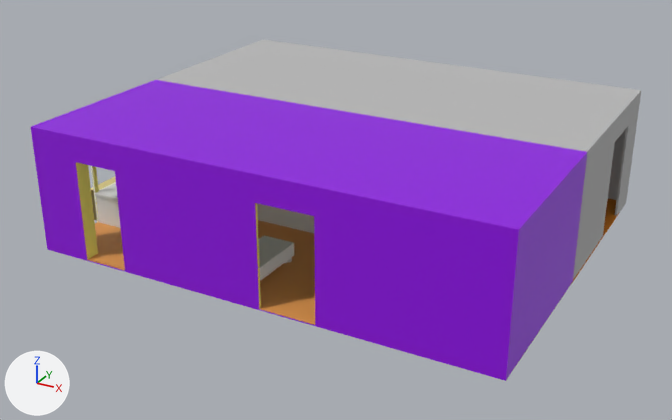
Before and after pictures for a commit that changed the Blender file assets/models/blender/new view.blend.
One viewpoint serves both versions: a camera (50 mm lens) standing at (19.2, -31.6, 19.0) and looking at (-0.4, 4.0, 1.1). The lights are fixed; the arrows at lower left show +X, +Y and +Z.

Script lines for the objects in view, before the commit:
```python
ob_my_ketchen_1 = bpy.data.objects.new('my-ketchen-1', me_my_ketchen_1)
ob_my_ketchen_1.location = (0.0, 0.0, 0.0)
ob_my_ketchen_1.rotation_euler = (1.571, 0.0, 0.0)  # degrees (90, 0, 0)
ob_куб_001 = bpy.data.objects.new('Куб.001', me_куб_002)
ob_куб_001.location = (-9.9, 3.19, 1.99)
ob_куб_015 = bpy.data.objects.new('Куб.015', me_куб_003)
ob_куб_015.location = (-1.4, -0.8, 1.4)
ob_куб_017 = bpy.data.objects.new('Куб.017', me_куб_005)
ob_куб_017.location = (-1.56, 3.18, 1.09)
ob_цилиндр_005 = bpy.data.objects.new('Цилиндр.005', me_цилиндр_005)
ob_цилиндр_005.location = (-0.62, 0.03, 0.25)
ob_цилиндр_006 = bpy.data.objects.new('Цилиндр.006', me_цилиндр_006)
ob_цилиндр_006.location = (-0.6, -3.96, 0.25)
# also in view: 'Куб.016' at (-9.9, 1.6, 0.9)
```
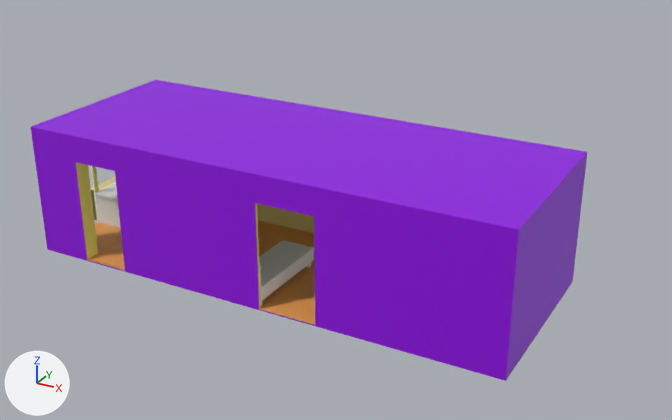
Pixel boxes (x1, y1, x2, y2) of what changed, in the pictures (672 x 420 px):
'my-ketchen-1', hidden: before (156, 40, 641, 283)
'Куб.015', moved: before (258, 235, 294, 281); after (259, 240, 314, 301)
'Куб.017', reshaped, moved: (257, 203, 314, 233) in both
'Цилиндр.005', moved: before (287, 257, 292, 262); after (306, 263, 311, 267)

Patch to the scene script:
```diff
--- a/assets/models/blender/new view.blend.py
+++ b/assets/models/blender/new view.blend.py
@@ me_куб_005 @@
 # used by ob_куб_017; location = (-1.56, 3.18, 1.09)
-me_куб_005.from_pydata(...)  # 8 vertices, 6 faces; spans x -4.14..1.16, y -0.09..1.0, z -1.0..1.51
+me_куб_005.from_pydata(...)  # 162 vertices, 123 faces; spans x -2.04..3.27, y -1.12..0.31, z -1.84..0.62
+# me_куб_005 part 1: 8 vertices removed from x -4.14..1.16, y -0.09..1.0, z -1.0..1.51; 162 vertices added at x -2.04..3.27, y -1.12..0.31, z -1.84..0.62
+me_куб_005.materials.append(mat_материал_008)  # yellow #e7d78e
@@ ob_куб_015 @@
 ob_куб_015 = bpy.data.objects.new('Куб.015', me_куб_003)
-ob_куб_015.location = (-1.4, -0.8, 1.4)
+ob_куб_015.location = (-0.41, -0.8, 1.4)
@@ ob_куб_017 @@
 ob_куб_017 = bpy.data.objects.new('Куб.017', me_куб_005)
-ob_куб_017.location = (-1.56, 3.18, 1.09)
+ob_куб_017.location = (-4.16, 4.07, 1.99)
@@ ob_цилиндр_005 @@
 ob_цилиндр_005 = bpy.data.objects.new('Цилиндр.005', me_цилиндр_005)
-ob_цилиндр_005.location = (-0.62, 0.03, 0.25)
+ob_цилиндр_005.location = (0.38, 0.03, 0.25)
@@ ob_цилиндр_006 @@
 ob_цилиндр_006 = bpy.data.objects.new('Цилиндр.006', me_цилиндр_006)
-ob_цилиндр_006.location = (-0.6, -3.96, 0.25)
+ob_цилиндр_006.location = (0.38, -3.9, 0.25)
@@ ob_my_ketchen_1 @@
 ob_my_ketchen_1.rotation_euler = (1.571, 0.0, 0.0)  # degrees (90, 0, 0)
+ob_my_ketchen_1.hide_set(True)  # its collection is switched off
```
